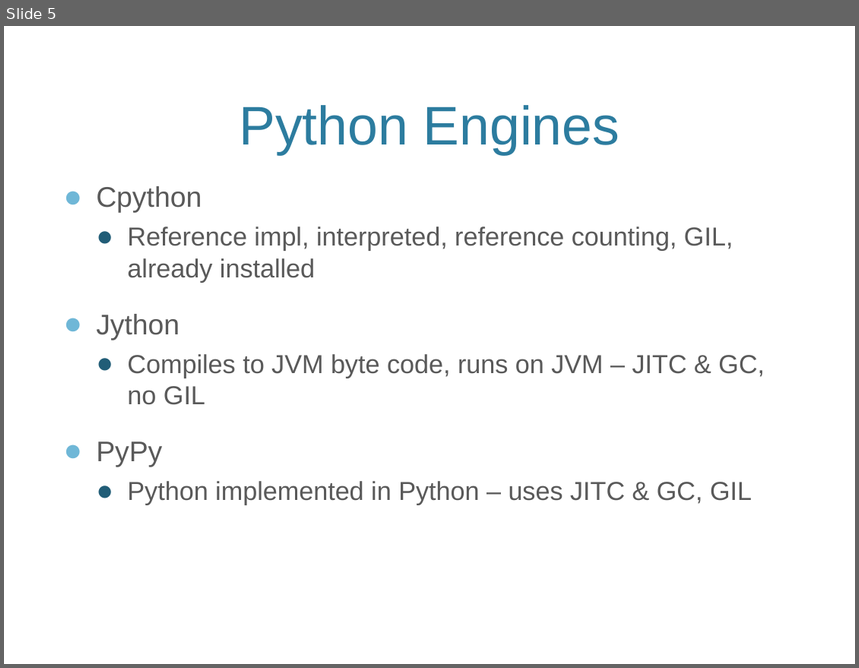
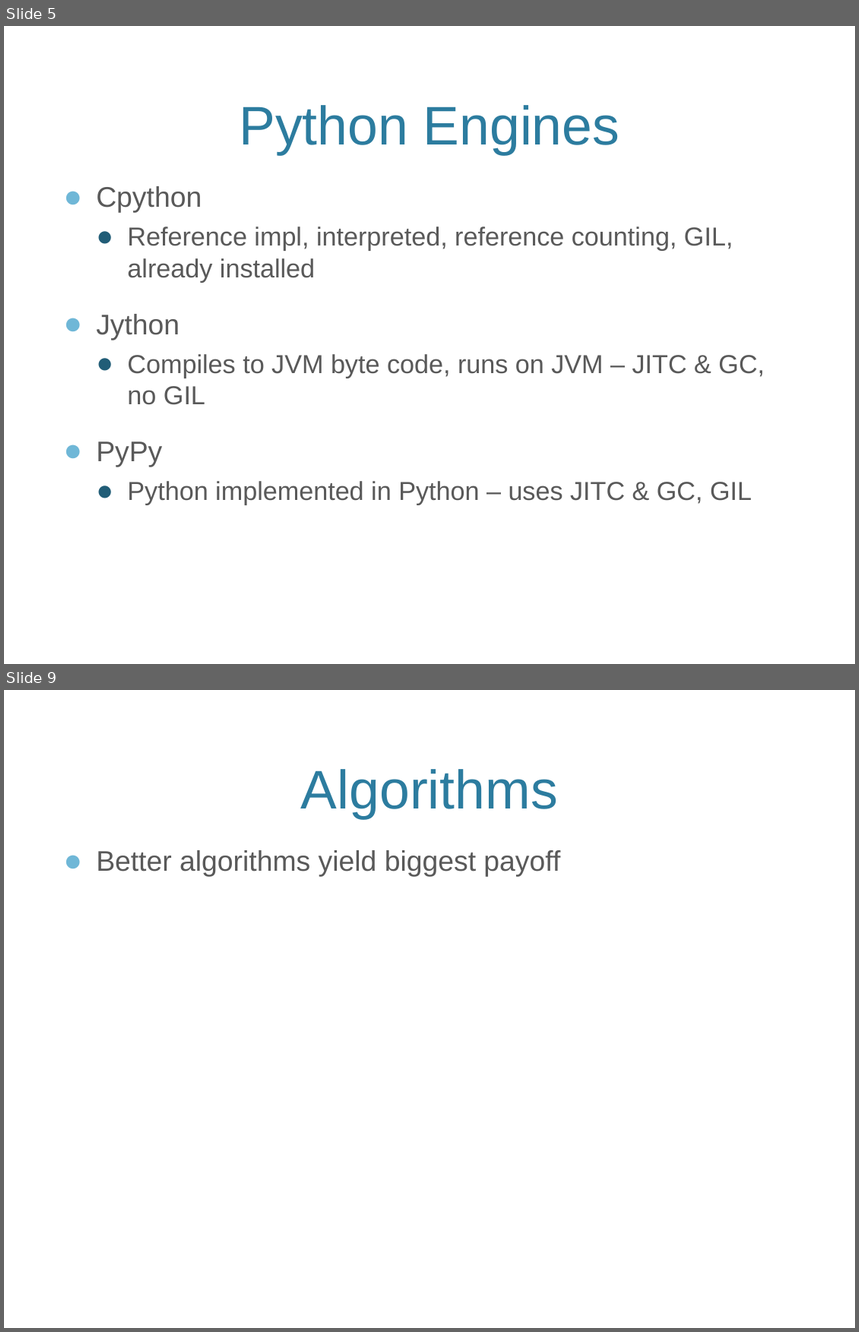
Before and after one commit to maccergit/python-talk, a slide deck: Python Performance Talk.pptx. Shown one above the other, each under a label of ours: slide 5 before the commit, slides 5 and 9 after it; the slides between them are not shown. The pictures are 859x668 and 859x1332 pixels, drawn with LibreOffice and Linux fonts; fonts in the diff are those of the drawing; background and template pictures are left out. Boxes give left, top, right and bottom in pixels: in the first picture for what was removed or moved away, otherwise in the second. Text is boxed around its words. In the diff, an @@ line names an element or a change of style, - is before the commit and + after.

```diff
--- a/Python Performance Talk.pptx
+++ b/Python Performance Talk.pptx
@@ slide 9 added at [4, 690, 855, 1328], background picture (left out) @@
@@ title added at [301, 769, 558, 819], 46 pt, text #2C7C9F @@
+Algorithms
@@ text added at [96, 850, 560, 877], 24 pt, text #595959 @@
+● Better algorithms yield biggest payoff
```
Also in this commit, not shown: 2 slides changed, 6 other slides added.
